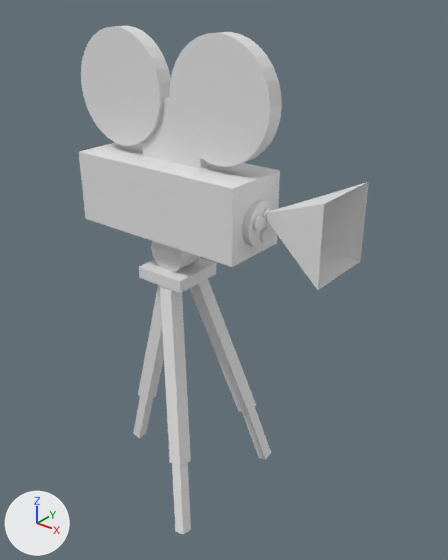
A saved change to the FBX model Assets/Props/Camera2WIP.fbx.
Rendered twice from a 50 mm camera at (7.63, -8.09, 10.0) aimed at (0.98, 0.23, 4.84). The lights are fixed; the arrows at lower left show +X, +Y and +Z. Where no turn or scale is listed for an object, it has been applied to the vertices.

The older version as bpy lines, for what is in view:
```python
mat_material = principled_material('Material')
mat_material.base_color = (0.8, 0.8, 0.8)  # white #e7e7e7
mat_material_001 = principled_material('Material.001')
mat_material_001.base_color = (0.8, 0.8, 0.8)  # white #e7e7e7
mat_material_002 = principled_material('Material.002')
mat_material_002.base_color = (0.8, 0.8, 0.8)  # white #e7e7e7
me_cylinder_001 = bpy.data.meshes.new('Cylinder.001')
me_cylinder_001.from_pydata(...)  # 528 vertices, 292 faces; spans x -2.21..3.47, y -1.7..1.36, z 0.04..9.25
# faces by material slot: [187, 6, 33, 33, 33]
me_cylinder_001.materials.append(mat_material)  # white #e7e7e7
me_cylinder_001.materials.append(mat_material_001)  # white #e7e7e7
me_cylinder_001.materials.append(mat_material_002)  # white #e7e7e7
me_cylinder_001.materials.append(mat_material_003)  # white #e7e7e7
me_cylinder_001.materials.append(mat_material_004)  # white #e7e7e7
ob_cylinder_001 = bpy.data.objects.new('Cylinder.001', me_cylinder_001)
ob_cylinder_001.location = (0.0, 0.0, 0.0)
```
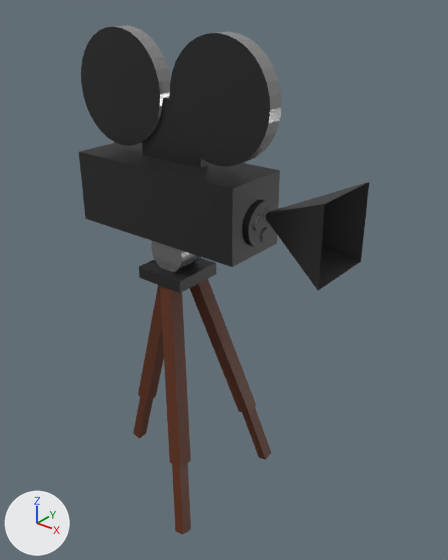
The newer file is also rescaled (x0.262) as a whole; pictures and numbers use the older file's frame.

Location of each change, [x1, y1, x2, y2] in pixels of the pictures (448 x 560 px):
'Cylinder.001', recoloured, surface changed, reshaped (grey to black)
    both: [79, 26, 369, 534]
part 1 of me_cylinder_001, added (black)
    after: [318, 182, 369, 290]
part 2 of me_cylinder_001, recoloured
    both: [114, 26, 282, 272]
part 3 of me_cylinder_001, recoloured (grey to brown)
    both: [133, 279, 271, 534]
part 4 of me_cylinder_001, recoloured (grey to black)
    both: [142, 97, 207, 168]
part 5 of me_cylinder_001, recoloured
    both: [255, 216, 264, 231]
part 6 of me_cylinder_001, recoloured
    both: [252, 216, 261, 231]
part 7 of me_cylinder_001, recoloured
    both: [263, 228, 271, 243]
part 8 of me_cylinder_001, recoloured
    both: [260, 227, 267, 242]
part 9 of me_cylinder_001, recoloured
    both: [264, 208, 272, 223]

Edits to the bpy script that builds the scene:
```text
Change mat_material:
    mat_material.base_color: (0.8, 0.8, 0.8) -> (0.0135, 0.0135, 0.0135)  # white #e7e7e7 -> black #1f1f1f
Change mat_material_001:
    mat_material_001.base_color: (0.8, 0.8, 0.8) -> (0.358, 0.358, 0.358)  # white #e7e7e7 -> grey #a1a1a1
    mat_material_001.metallic: 0.0 -> 0.619
Change mat_material_002:
    mat_material_002.base_color: (0.8, 0.8, 0.8) -> (0.107, 0.0238, 0.00445)  # white #e7e7e7 -> brown #5c2b0e
Change me_cylinder_001:
    used by ob_cylinder_001; location = (0.0, 0.0, 0.0)
    remove me_cylinder_001.from_pydata(...)  # 528 vertices, 292 faces; spans x -2.21..3.47, y -1.7..1.36, z 0.04..9.25
    remove me_cylinder_001.materials.append(mat_material_004)  # white #e7e7e7
    add me_cylinder_001.from_pydata(...)  # 1056 vertices, 720 faces; spans x -2.21..3.48, y -1.7..1.36, z 0.04..9.25
    me_cylinder_001 part 1: 264 vertices added at x 1.79..3.48, y -0.6..0.77, z 5.73..7.11
    me_cylinder_001 part 2: 98 faces spanning x -2.21..2.18, y -0.31..0.31, z 4.93..9.25 switch from mat_material (white #e7e7e7) to mat_material_001 (grey #a1a1a1)
    me_cylinder_001 part 3: 30 faces spanning x -1.54..1.48, y -1.7..1.36, z 0.04..4.86 switch from mat_material (white #e7e7e7) to mat_material_002 (brown #5c2b0e)
    me_cylinder_001 part 4: 6 faces spanning x -0.71..0.71, y -0.09..0.09, z 7.0..8.13 switch from mat_material_001 (white #e7e7e7) to mat_material (black #1f1f1f)
    me_cylinder_001 part 5: 1 face spanning x 2.05, y -0.3..-0.04, z 6.22..6.48 switches from mat_material_002 (white #e7e7e7) to mat_material (black #1f1f1f)
    me_cylinder_001 part 6: 32 faces spanning x 1.96..2.05, y -0.3..-0.04, z 6.22..6.48 switch from mat_material_002 (white #e7e7e7) to mat_material_001 (grey #a1a1a1)
    me_cylinder_001 part 7: 1 face spanning x 2.05, y -0.08..0.18, z 5.95..6.2 switches from mat_material_003 (white #e7e7e7) to mat_material (black #1f1f1f)
    me_cylinder_001 part 8: 32 faces spanning x 1.96..2.05, y -0.08..0.18, z 5.95..6.2 switch from mat_material_003 (white #e7e7e7) to mat_material_001 (grey #a1a1a1)
    me_cylinder_001 part 9: 1 face spanning x 2.04, y -0.03..0.22, z 6.28..6.54 switches from mat_material_004 (white #e7e7e7) to mat_material (black #1f1f1f)
```
